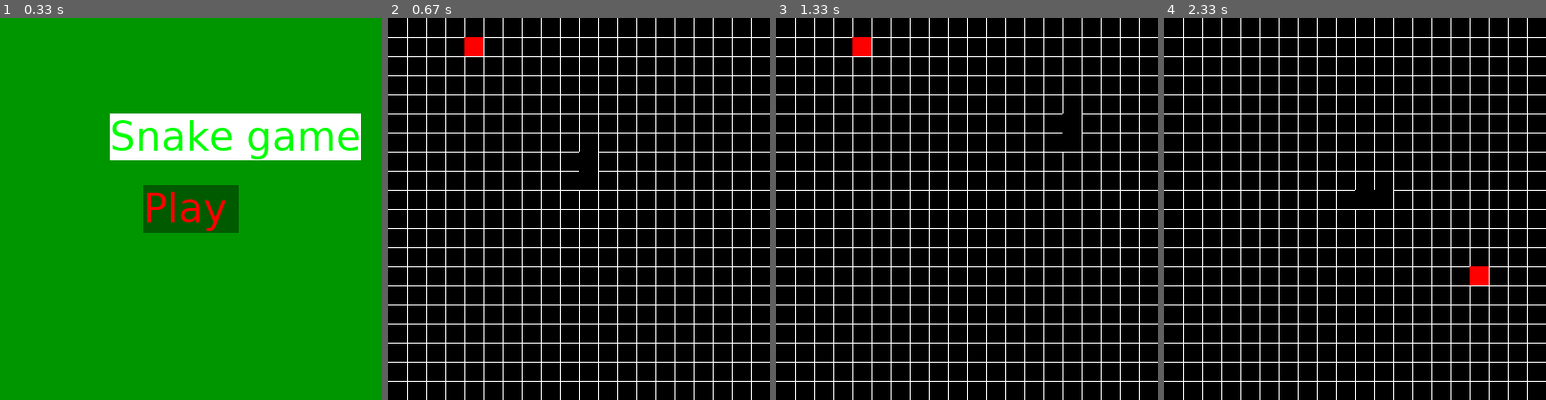
Above: before the commit, frames 1-4 (left to right).
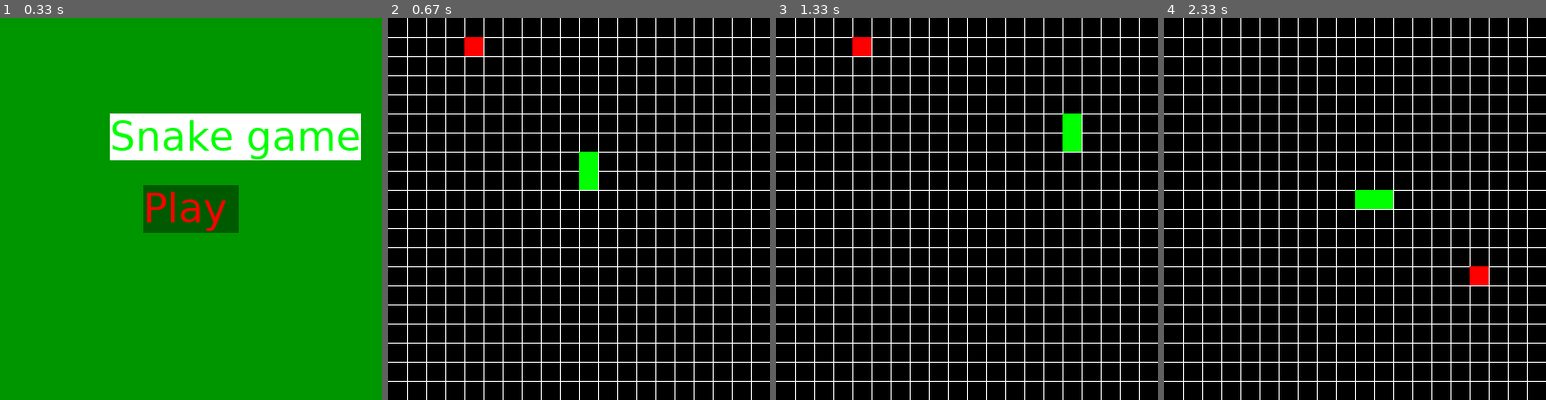
Above: after the commit, the same moments.

Repository: bogdns/bin_project
Game: pygame game, started from game.py
Two runs of this game, one before a commit and one after it. Both use one fixed random seed, a clock stepped at 60 frames per second and the inputs below.
Inputs (mouse positions are in pixels of both pictures, inside the frame that each line leads up to):
- Up to frame 1 (0.33 s): no input
- Up to frame 2 (0.67 s): click "Play" at 0.4 s
- Up to frame 3 (1.33 s): hold Right 0.67-1.13 s; move the mouse to (951, 224) at 0.7 s; hold Up from 1.17 s (still down)
- Up to frame 4 (2.33 s): release Up at 1.47 s; hold Right 1.5-1.97 s; click "Play" at 2.13 s

Frame 1 is identical in both runs. In frame 2, 0.5% of the frame differs, in the area x 50-55%, y 35-45%; in frame 3, 0.5%; in frame 4, 0.5%.

Commit message:
some upd

Diff:
--- a/snake.py
+++ b/snake.py
@@ -19,7 +19,7 @@
         self.pos.append((ROWS // 2, ROWS // 2 - 1))  # places body of the snake in the center
 
     def draw_green_cell(self, cords):
-        pg.draw.rect(self.window, COLOR_GROUND, (*cords, self.distanceBetween, self.distanceBetween))
+        pg.draw.rect(self.window, COLOR_SNAKE, (*cords, self.distanceBetween, self.distanceBetween))
 
     def update(self, ate):
         key = pg.key.get_pressed()
